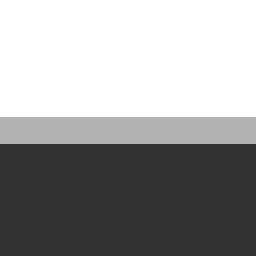
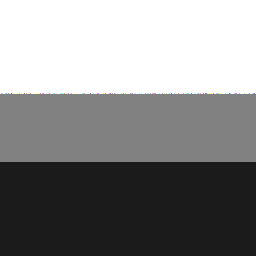
The second 256×256 image is a revision of the first. Changes to its layers:
added layer "Layer 1" above "Background copy 2" over [0, 93, 256, 256]
hid "Background copy", painted on it over [0, 93, 256, 256]
